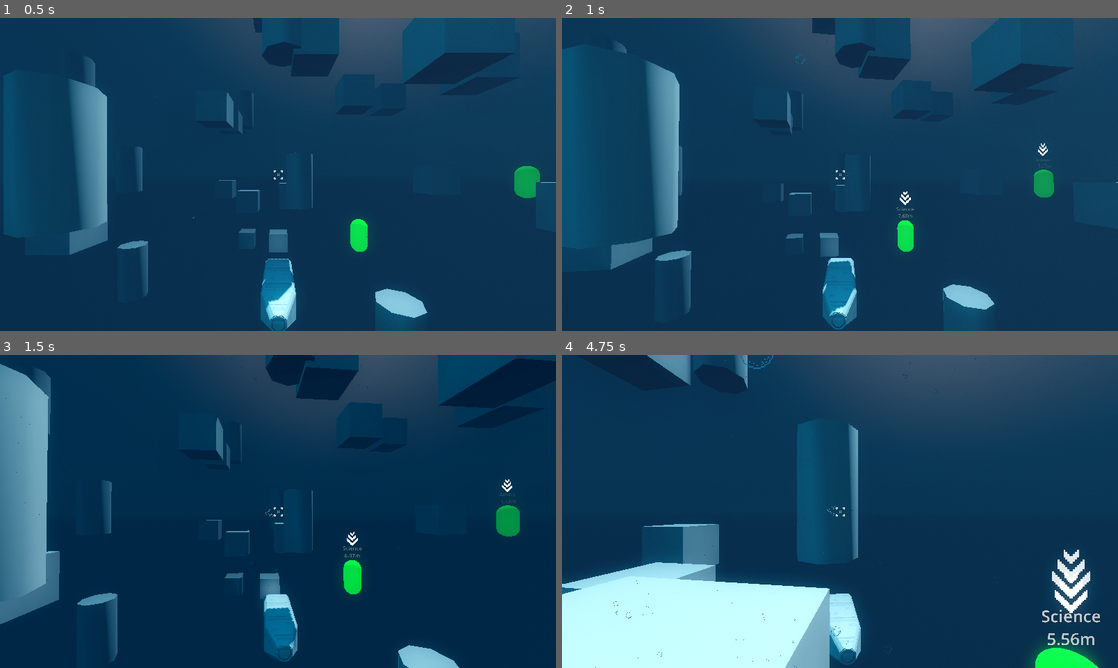
Above: before the commit, frames 1-4 (two rows, left to right).
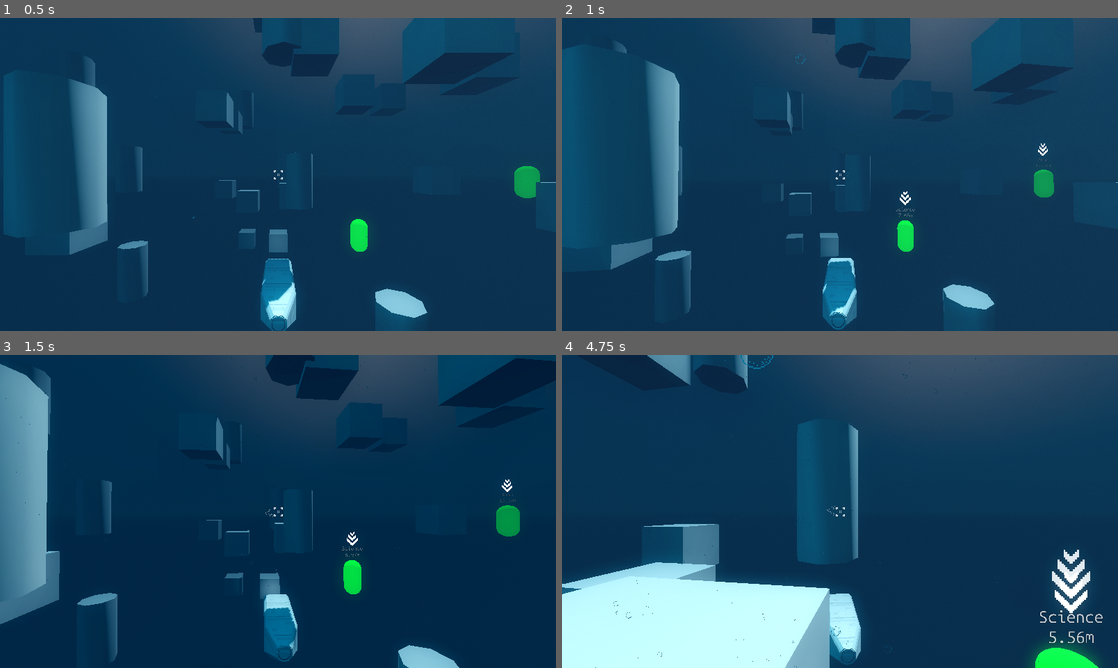
Above: after the commit, the same moments.

Repository: cogwerkz/ldjam57-depths
Game: Godot game, scene res://arena/Game.tscn
Two runs of this game, one before a commit and one after it. Both use one fixed random seed, a clock stepped at 60 frames per second and the inputs below.
Inputs (mouse positions are in pixels of both pictures, inside the frame that each line leads up to):
- Up to frame 1 (0.5 s): no input
- Up to frame 2 (1 s): move the mouse to (867, 174) at 0.52 s; hold W (throttle_forward) from 0.53 s (still down); tap Middle mouse button (tertiary_action) at 0.6 s
- Up to frame 3 (1.5 s): keep holding W (throttle_forward); move the mouse to (250, 511) at 1.27 s; tap Shift (throttle_overdrive) at 1.35 s
- Up to frame 4 (4.75 s): keep holding W (throttle_forward); move the mouse to (851, 505) at 2.02 s; tap Middle mouse button (tertiary_action) at 2.1, 3.6 s; move the mouse to (834, 517) at 2.77 s; tap Shift (throttle_overdrive) at 2.85, 4.35 s; move the mouse to (878, 514) at 3.52 s; move the mouse to (795, 508) at 4.27 s

Frame 1 is identical in both runs. In frame 2, less than 0.1% of the frame differs, in the area x 60-88%, y 44-64%; in frame 3, less than 0.1%; in frame 4, 0.4%, in the area x 85-98%, y 81-93%.

Commit message:
added theme

Diff:
--- a/GUI/elements/skill_tree_panel.gd
+++ b/GUI/elements/skill_tree_panel.gd
@@ -4,6 +4,7 @@
 
 @onready var skills_box = %SkillsBoxContainer
 
+@onready var science_points_label: Label = %SkillNameLabel
 @onready var skill_name: Label = %SkillNameLabel
 @onready var skill_description: Label = %SkillDescriptionLabel
 @onready var skill_level: Label = %SkillLevelLabel
@@ -15,6 +16,8 @@
 func _ready() -> void:
 	if !skill_tree:
 		skill_tree = SkillTree.new()
+
+	skill_tree.changed.connect(func(): science_points_label.text = "%d Science Points" % skill_tree.science_points)
 
 	var skills_button_group = ButtonGroup.new()
 	skills_button_group.allow_unpress = false
--- a/GUI/elements/skill_tree_panel.tscn
+++ b/GUI/elements/skill_tree_panel.tscn
@@ -1,15 +1,6 @@
-[gd_scene load_steps=4 format=3 uid="uid://bhlx0sw2e3brp"]
+[gd_scene load_steps=2 format=3 uid="uid://bhlx0sw2e3brp"]
 
-[ext_resource type="Texture2D" uid="uid://cwjgdx6skev20" path="res://assets/raw/panel-000.png" id="1_metvl"]
 [ext_resource type="Script" uid="uid://biuads252vtlw" path="res://GUI/elements/skill_tree_panel.gd" id="1_u8u0r"]
-
-[sub_resource type="StyleBoxTexture" id="StyleBoxTexture_8fqcm"]
-texture = ExtResource("1_metvl")
-texture_margin_left = 48.0
-texture_margin_top = 48.0
-texture_margin_right = 48.0
-texture_margin_bottom = 48.0
-modulate_color = Color(0.447059, 0.541176, 0.568627, 0.823529)
 
 [node name="SkillTreePanel" type="Panel"]
 texture_filter = 1
@@ -18,7 +9,6 @@
 anchor_bottom = 1.0
 grow_horizontal = 2
 grow_vertical = 2
-theme_override_styles/panel = SubResource("StyleBoxTexture_8fqcm")
 script = ExtResource("1_u8u0r")
 
 [node name="MarginContainer" type="MarginContainer" parent="."]
@@ -40,15 +30,16 @@
 custom_minimum_size = Vector2(0, 60)
 layout_mode = 2
 
-[node name="Label" type="Label" parent="MarginContainer/VBoxContainer/HeaderControl"]
+[node name="Label" type="RichTextLabel" parent="MarginContainer/VBoxContainer/HeaderControl"]
 layout_mode = 1
 anchors_preset = 15
 anchor_right = 1.0
 anchor_bottom = 1.0
 grow_horizontal = 2
 grow_vertical = 2
-theme_override_font_sizes/font_size = 36
-text = "Upgrades"
+theme_override_font_sizes/bold_font_size = 36
+bbcode_enabled = true
+text = "[b]Upgrades[/b]"
 horizontal_alignment = 1
 vertical_alignment = 1
 
@@ -82,16 +73,43 @@
 [node name="MarginContainer" type="MarginContainer" parent="MarginContainer/VBoxContainer/HBoxContainer"]
 layout_mode = 2
 size_flags_horizontal = 3
+theme_override_constants/margin_left = 20
+theme_override_constants/margin_right = 20
 
 [node name="VBoxContainer" type="VBoxContainer" parent="MarginContainer/VBoxContainer/HBoxContainer/MarginContainer"]
 layout_mode = 2
-alignment = 1
+
+[node name="HSeparator2" type="HSeparator" parent="MarginContainer/VBoxContainer/HBoxContainer/MarginContainer/VBoxContainer"]
+layout_mode = 2
+theme_override_constants/separation = 25
+
+[node name="SciencePointsLabel" type="Label" parent="MarginContainer/VBoxContainer/HBoxContainer/MarginContainer/VBoxContainer"]
+unique_name_in_owner = true
+layout_mode = 2
+theme_override_font_sizes/font_size = 36
+text = "0 Science Points"
+horizontal_alignment = 1
+
+[node name="HSeparator" type="HSeparator" parent="MarginContainer/VBoxContainer/HBoxContainer/MarginContainer/VBoxContainer"]
+layout_mode = 2
+theme_override_constants/separation = 50
 
 [node name="SkillNameLabel" type="Label" parent="MarginContainer/VBoxContainer/HBoxContainer/MarginContainer/VBoxContainer"]
 unique_name_in_owner = true
 layout_mode = 2
+theme_override_font_sizes/font_size = 28
 text = "Skill name"
 horizontal_alignment = 1
+
+[node name="SkillLevelLabel" type="Label" parent="MarginContainer/VBoxContainer/HBoxContainer/MarginContainer/VBoxContainer"]
+unique_name_in_owner = true
+layout_mode = 2
+text = "Level"
+horizontal_alignment = 1
+
+[node name="HSeparator3" type="HSeparator" parent="MarginContainer/VBoxContainer/HBoxContainer/MarginContainer/VBoxContainer"]
+layout_mode = 2
+theme_override_constants/separation = 12
 
 [node name="SkillDescriptionLabel" type="Label" parent="MarginContainer/VBoxContainer/HBoxContainer/MarginContainer/VBoxContainer"]
 unique_name_in_owner = true
@@ -101,17 +119,19 @@
 horizontal_alignment = 1
 autowrap_mode = 2
 
-[node name="SkillLevelLabel" type="Label" parent="MarginContainer/VBoxContainer/HBoxContainer/MarginContainer/VBoxContainer"]
-unique_name_in_owner = true
+[node name="HSeparator4" type="HSeparator" parent="MarginContainer/VBoxContainer/HBoxContainer/MarginContainer/VBoxContainer"]
 layout_mode = 2
-text = "Level"
-horizontal_alignment = 1
+theme_override_constants/separation = 12
 
 [node name="SkillUpgradeButton" type="Button" parent="MarginContainer/VBoxContainer/HBoxContainer/MarginContainer/VBoxContainer"]
 unique_name_in_owner = true
 layout_mode = 2
 size_flags_horizontal = 4
 text = "1 Science point"
+
+[node name="HSeparator5" type="HSeparator" parent="MarginContainer/VBoxContainer/HBoxContainer/MarginContainer/VBoxContainer"]
+layout_mode = 2
+theme_override_constants/separation = 12
 
 [node name="SkillLevelDescriptionLabel" type="Label" parent="MarginContainer/VBoxContainer/HBoxContainer/MarginContainer/VBoxContainer"]
 unique_name_in_owner = true
--- /dev/null
+++ b/GUI/theme.tres
@@ -0,0 +1,93 @@
+[gd_resource type="Theme" load_steps=10 format=3 uid="uid://bm21va6drumxc"]
+
+[ext_resource type="Texture2D" uid="uid://cwjgdx6skev20" path="res://assets/raw/panel-000.png" id="2_s0n0b"]
+
+[sub_resource type="StyleBoxEmpty" id="StyleBoxEmpty_0cjyw"]
+content_margin_left = 16.0
+content_margin_top = 8.0
+content_margin_right = 16.0
+content_margin_bottom = 8.0
+
+[sub_resource type="StyleBoxFlat" id="StyleBoxFlat_0cjyw"]
+content_margin_left = 16.0
+content_margin_top = 8.0
+content_margin_right = 16.0
+content_margin_bottom = 8.0
+bg_color = Color(0.360784, 0.419608, 0.752941, 1)
+border_width_left = 2
+border_width_top = 2
+border_width_right = 2
+border_width_bottom = 2
+corner_radius_top_left = 8
+corner_radius_bottom_right = 8
+corner_detail = 1
+
+[sub_resource type="StyleBoxFlat" id="StyleBoxFlat_eojn4"]
+content_margin_left = 16.0
+content_margin_top = 8.0
+content_margin_right = 16.0
+content_margin_bottom = 8.0
+bg_color = Color(0.12549, 0.156863, 0.188235, 1)
+border_width_left = 2
+border_width_top = 2
+border_width_right = 2
+border_width_bottom = 2
+corner_radius_top_left = 8
+corner_radius_top_right = 8
+corner_radius_bottom_right = 8
+corner_radius_bottom_left = 8
+corner_detail = 1
+
+[sub_resource type="StyleBoxFlat" id="StyleBoxFlat_s0n0b"]
+content_margin_left = 16.0
+content_margin_top = 8.0
+content_margin_right = 16.0
+content_margin_bottom = 8.0
+bg_color = Color(0.247059, 0.317647, 0.709804, 1)
+border_width_left = 2
+border_width_top = 2
+border_width_right = 2
+border_width_bottom = 2
+corner_radius_top_left = 8
+corner_radius_bottom_right = 8
+corner_detail = 1
+
+[sub_resource type="StyleBoxFlat" id="StyleBoxFlat_oloyy"]
+content_margin_left = 16.0
+content_margin_top = 8.0
+content_margin_right = 16.0
+content_margin_bottom = 8.0
+bg_color = Color(0.12549, 0.156863, 0.188235, 1)
+border_width_left = 2
+border_width_top = 2
+border_width_right = 2
+border_width_bottom = 2
+corner_radius_top_left = 8
+corner_radius_top_right = 8
+corner_radius_bottom_right = 8
+corner_radius_bottom_left = 8
+corner_detail = 1
+
+[sub_resource type="StyleBoxEmpty" id="StyleBoxEmpty_s0n0b"]
+
+[sub_resource type="StyleBoxTexture" id="StyleBoxTexture_eojn4"]
+texture = ExtResource("2_s0n0b")
+texture_margin_left = 48.0
+texture_margin_top = 48.0
+texture_margin_right = 48.0
+texture_margin_bottom = 48.0
+region_rect = Rect2(0, 0, 192, 192)
+modulate_color = Color(0.172549, 0.243137, 0.313726, 0.941176)
+
+[sub_resource type="StyleBoxEmpty" id="StyleBoxEmpty_oloyy"]
+
+[resource]
+Button/font_sizes/font_size = 24
+Button/styles/focus = SubResource("StyleBoxEmpty_0cjyw")
+Button/styles/hover = SubResource("StyleBoxFlat_0cjyw")
+Button/styles/hover_pressed = SubResource("StyleBoxFlat_eojn4")
+Button/styles/normal = SubResource("StyleBoxFlat_s0n0b")
+Button/styles/pressed = SubResource("StyleBoxFlat_oloyy")
+HSeparator/styles/separator = SubResource("StyleBoxEmpty_s0n0b")
+Panel/styles/panel = SubResource("StyleBoxTexture_eojn4")
+VSeparator/styles/separator = SubResource("StyleBoxEmpty_oloyy")
--- a/arena/Game.tscn
+++ b/arena/Game.tscn
@@ -6,6 +6,7 @@
 [ext_resource type="Shader" uid="uid://corko8ytv0xqw" path="res://entity/player/GodRays.gdshader" id="2_0yfs5"]
 [ext_resource type="PackedScene" uid="uid://d2qplnx88ayhy" path="res://entity/pickup/Pickup.tscn" id="3_m1fsu"]
 [ext_resource type="Script" uid="uid://c8yoc788wd6p8" path="res://entity/player/light_rays.gd" id="3_x3x3p"]
+[ext_resource type="Script" uid="uid://7ro7qnlxtkct" path="res://entity/player/skill_tree_resource.gd" id="8_1ovjp"]
 [ext_resource type="PackedScene" uid="uid://bhlx0sw2e3brp" path="res://GUI/elements/skill_tree_panel.tscn" id="8_3ym2b"]
 
 [sub_resource type="ProceduralSkyMaterial" id="ProceduralSkyMaterial_tsql1"]
@@ -28,6 +29,11 @@
 fog_sun_scatter = 0.05
 fog_density = 0.2
 fog_sky_affect = 0.98
+
+[sub_resource type="Resource" id="Resource_o54ke"]
+resource_local_to_scene = true
+script = ExtResource("8_1ovjp")
+metadata/_custom_type_script = "uid://7ro7qnlxtkct"
 
 [sub_resource type="ViewportTexture" id="ViewportTexture_0yfs5"]
 viewport_path = NodePath("SubViewportContainer/SubViewport")
@@ -58,6 +64,7 @@
 [node name="Player" type="Marker3D" parent="."]
 
 [node name="PlayerSubmarine" parent="Player" instance=ExtResource("1_05u1r")]
+skill_tree = SubResource("Resource_o54ke")
 
 [node name="Pickups" type="Marker3D" parent="."]
 
@@ -227,5 +234,6 @@
 offset_top = 170.0
 offset_right = -357.0
 offset_bottom = -187.0
+skill_tree = SubResource("Resource_o54ke")
 
 [connection signal="visibility_changed" from="CanvasLayer/SkillTreePanel" to="." method="_on_skill_tree_panel_visibility_changed"]
--- a/project.godot
+++ b/project.godot
@@ -26,6 +26,11 @@
 [filesystem]
 
 import/blender/enabled=false
+
+[gui]
+
+theme/custom="uid://bm21va6drumxc"
+theme/custom_font="uid://hgal6t63kiag"
 
 [input]
 
@@ -64,16 +69,6 @@
 "events": [Object(InputEventKey,"resource_local_to_scene":false,"resource_name":"","device":-1,"window_id":0,"alt_press …(195 unchanged characters)…
 ]
 }
-roll_left={
-"deadzone": 0.2,
-"events": [Object(InputEventKey,"resource_local_to_scene":false,"resource_name":"","device":-1,"window_id":0,"alt_pressed":false,"shift_pressed":false,"ctrl_pressed":false,"meta_pressed":false,"pressed":false,"keycode":0,"physical_keycode":81,"key_label":0,"unicode":113,"location":0,"echo":false,"script":null)
-]
-}
-roll_right={
-"deadzone": 0.2,
-"events": [Object(InputEventKey,"resource_local_to_scene":false,"resource_name":"","device":-1,"window_id":0,"alt_pressed":false,"shift_pressed":false,"ctrl_pressed":false,"meta_pressed":false,"pressed":false,"keycode":0,"physical_keycode":69,"key_label":0,"unicode":101,"location":0,"echo":false,"script":null)
-]
-}
 primary_action={
 "deadzone": 0.2,
 "events": [Object(InputEventMouseButton,"resource_local_to_scene":false,"resource_name":"","device":-1,"window_id":0,"a …(253 unchanged characters)…
@@ -99,6 +94,16 @@
 "events": [Object(InputEventKey,"resource_local_to_scene":false,"resource_name":"","device":-1,"window_id":0,"alt_press …(192 unchanged characters)…
 ]
 }
+roll_left={
+"deadzone": 0.2,
+"events": [Object(InputEventKey,"resource_local_to_scene":false,"resource_name":"","device":-1,"window_id":0,"alt_pressed":false,"shift_pressed":false,"ctrl_pressed":false,"meta_pressed":false,"pressed":false,"keycode":0,"physical_keycode":81,"key_label":0,"unicode":113,"location":0,"echo":false,"script":null)
+]
+}
+roll_right={
+"deadzone": 0.2,
+"events": [Object(InputEventKey,"resource_local_to_scene":false,"resource_name":"","device":-1,"window_id":0,"alt_pressed":false,"shift_pressed":false,"ctrl_pressed":false,"meta_pressed":false,"pressed":false,"keycode":0,"physical_keycode":69,"key_label":0,"unicode":101,"location":0,"echo":false,"script":null)
+]
+}
 
 [layer_names]
 
Not shown: 1 places in arena/Game.tscn that only renumber resources
Binary file added: assets/raw/UbuntuSansMono-VariableFont_wght.ttf
Not shown, added: assets/raw/UbuntuSansMono-VariableFont_wght.ttf.import
